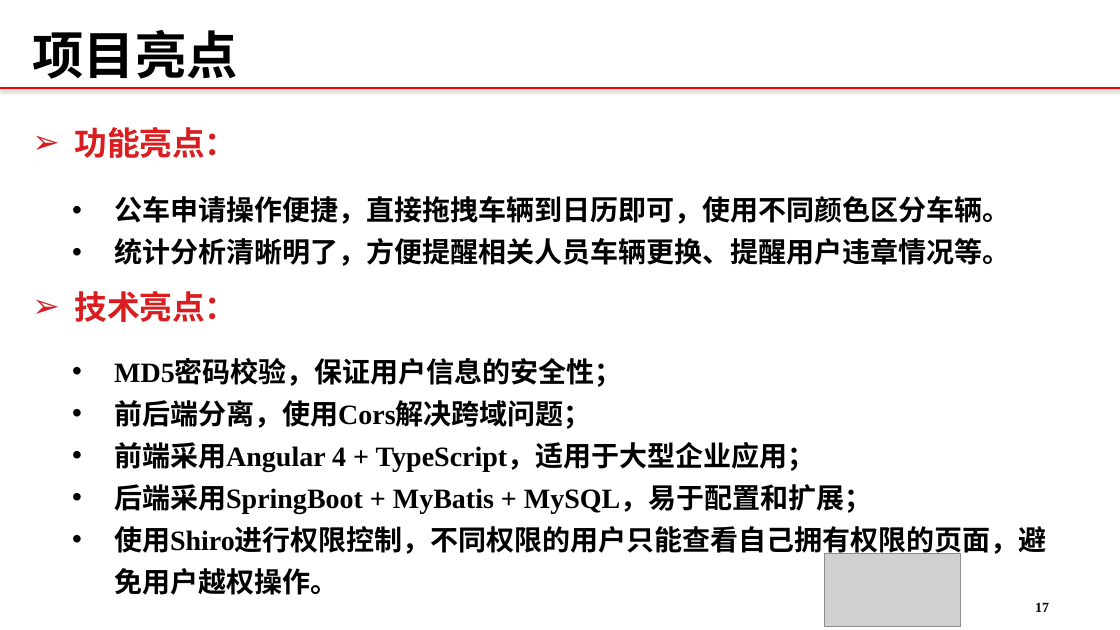
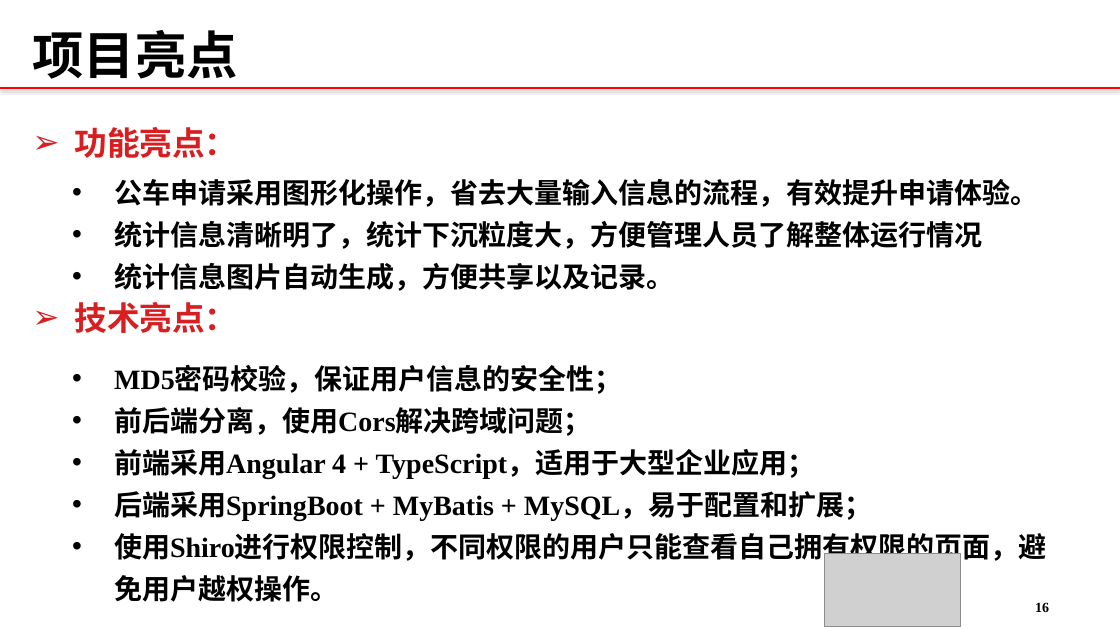
Before and after one commit to 12301068JiangDongyu/Uplan, a slide deck: slide 17 of doc/联通公务车管理系统.pptx (slide 18 before the commit). Drawn at 1120x630 pixels with LibreOffice and Linux fonts; fonts in the diff are those of the drawing; grey boxes stand for pictures; background and template pictures are left out. Boxes give left, top, right and bottom in pixels: in the first picture for what was removed or moved away, otherwise in the second. Text is boxed around its words. In the diff, an @@ line names an element or a change of style, - is before the commit and + after.

```diff
--- a/doc/联通公务车管理系统.pptx
+++ b/doc/联通公务车管理系统.pptx
@@ text at [114, 179, 1038, 291]: text changed @@
-• 公车申请操作便捷，直接拖拽车辆到日历即可，使用不同颜色区分车辆。
-• 统计分析清晰明了，方便提醒相关人员车辆更换、提醒用户违章情况等。
+• 公车申请采用图形化操作，省去大量输入信息的流程，有效提升申请体验。
+• 统计信息清晰明了，统计下沉粒度大，方便管理人员了解整体运行情况
+• 统计信息图片自动生成，方便共享以及记录。
@@ text "技术亮点：": place and size @@
-text "技术亮点：" at [74, 291, 237, 322]
+text "技术亮点：" at [74, 302, 237, 333]
@@ text "MD5密码校验，保证用户信息的安全性；": place and size @@
-text "MD5密码校验，保证用户信息的安全性；" at [114, 360, 1047, 595]
+text "MD5密码校验，保证用户信息的安全性；" at [114, 368, 1047, 602]
@@ page number at [1035, 602, 1049, 612]: text changed @@
-17
+16
```
Also in this commit, not shown: 5 other slides changed, 1 slide removed, 7 other files.
